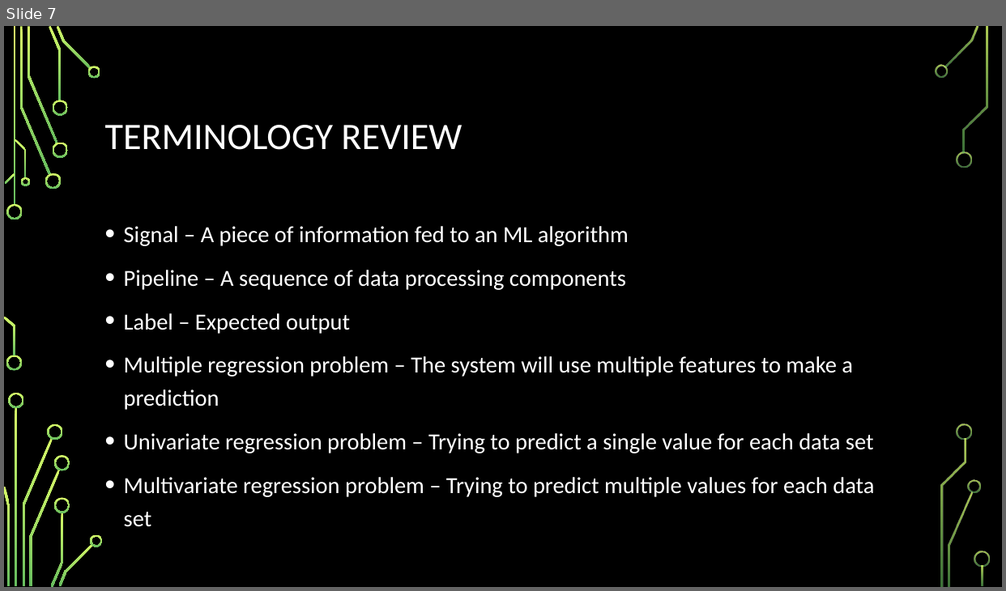
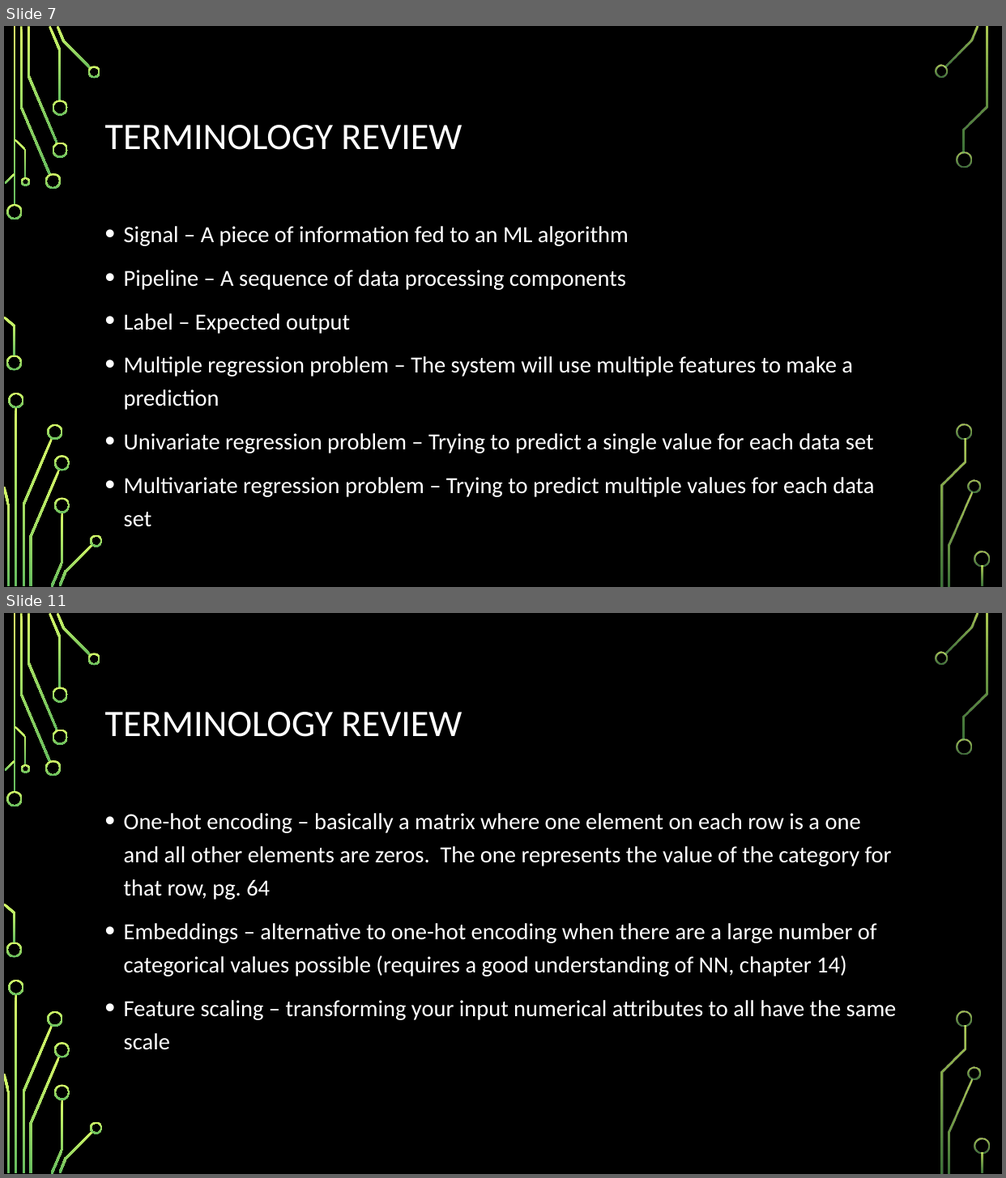
Before and after one commit to astidham2003/ml-study-group, a slide deck: chapter_2/Chapter 2.pptx. Shown one above the other, each under a label of ours: slide 7 before the commit, slides 7 and 11 after it; the slides between them are not shown. The pictures are 1006x591 and 1006x1178 pixels, drawn with LibreOffice and Linux fonts; fonts in the diff are those of the drawing; background and template pictures are left out. Boxes give left, top, right and bottom in pixels: in the first picture for what was removed or moved away, otherwise in the second. Text is boxed around its words. In the diff, an @@ line names an element or a change of style, - is before the commit and + after.

```diff
--- a/chapter_2/Chapter 2.pptx
+++ b/chapter_2/Chapter 2.pptx
@@ slide 11 added at <box>4,613,1002,1174</box>, background picture (left out); not listed: 36 template elements that a slide beside it also shows @@
@@ title added at <box>105,712,462,737</box>, 36 pt, text #FFFFFF @@
+TERMINOLOGY REVIEW
@@ text added at <box>124,813,897,1050</box>, 22.2 pt, text #FFFFFF @@
+• One-hot encoding – basically a matrix where one element on each row is a one and all other elements are zeros. The one represents the value of the category for that row, pg. 64
+• Embeddings – alternative to one-hot encoding when there are a large number of categorical values possible (requires a good understanding of NN, chapter 14)
+• Feature scaling – transforming your input numerical attributes to all have the same scale
```
Also in this commit, not shown: 4 slides changed, 3 other slides added.
